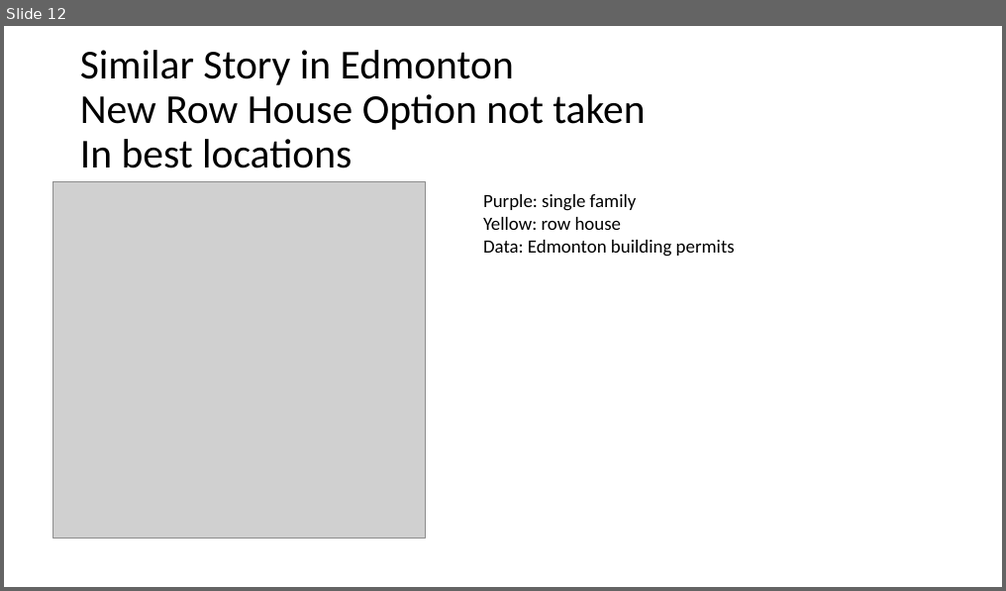
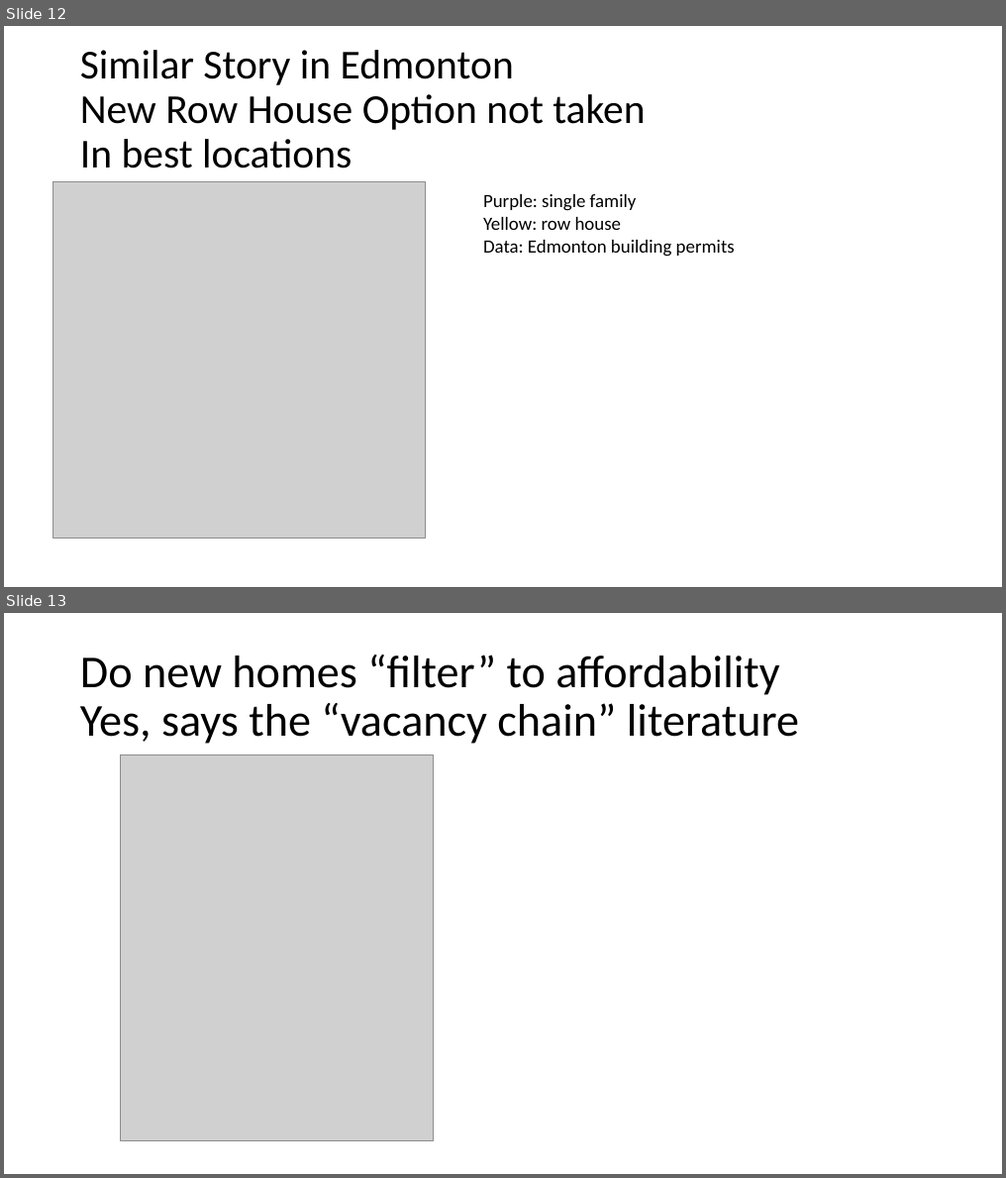
Before and after one commit to tomdavidoff/commentary, a slide deck: popular/sipSmarter.pptx. Shown one above the other, each under a label of ours: slide 12 before the commit, slides 12 and 13 after it. The pictures are 1006x591 and 1006x1178 pixels, drawn with LibreOffice and Linux fonts; fonts in the diff are those of the drawing; grey boxes stand for pictures. Boxes give left, top, right and bottom in pixels: in the first picture for what was removed or moved away, otherwise in the second. Text is boxed around its words. In the diff, an @@ line names an element or a change of style, - is before the commit and + after.

Commit message:
ff

```diff
--- a/popular/sipSmarter.pptx
+++ b/popular/sipSmarter.pptx
@@ slide 13 added at (4, 613, 1002, 1174), background #FFFFFF @@
@@ title added at (80, 655, 799, 744), 44 pt, text #000000 @@
+Do new homes “filter” to affordability
+Yes, says the “vacancy chain” literature
@@ picture added at (120, 756, 434, 1141) @@
```
